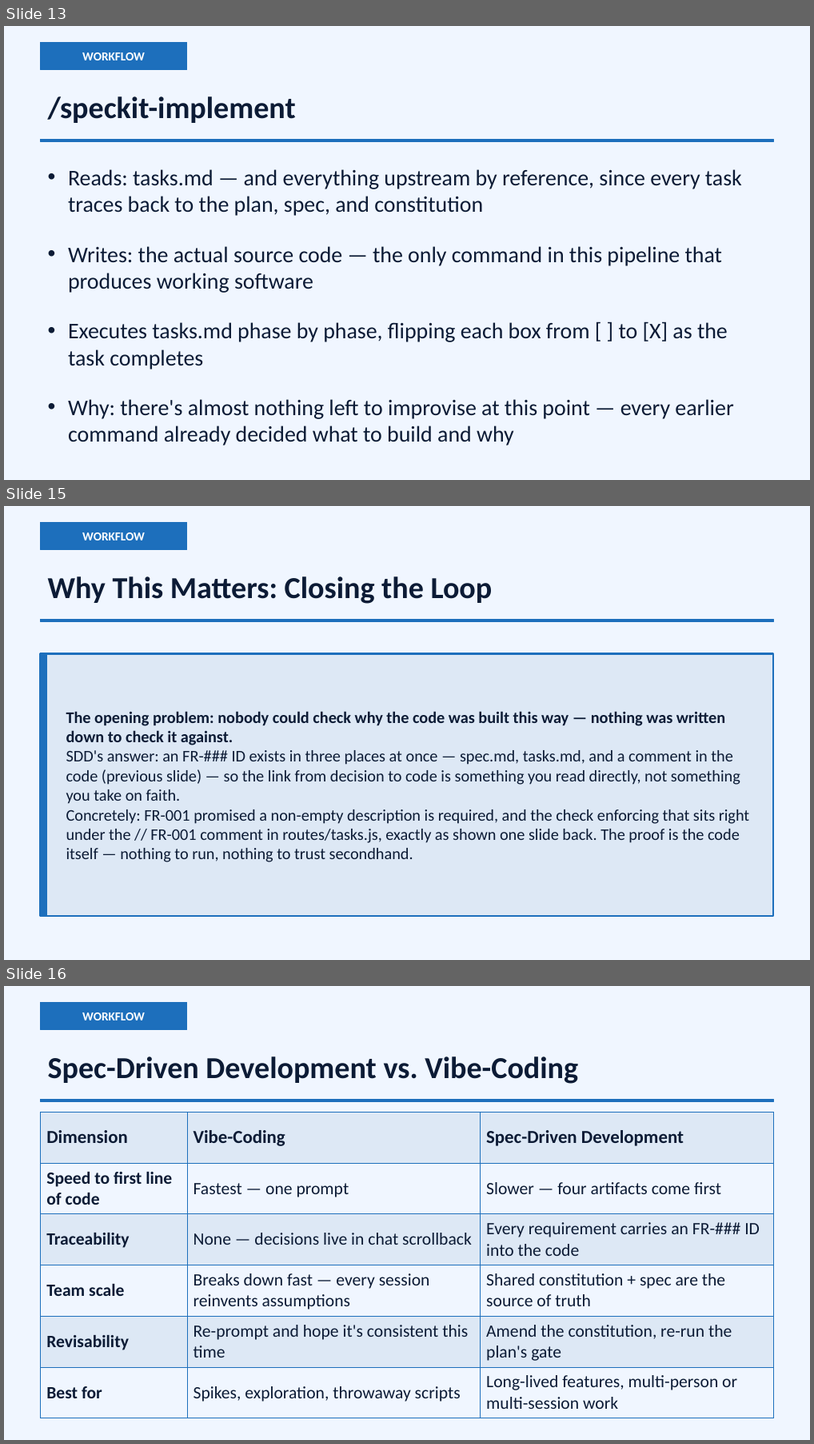
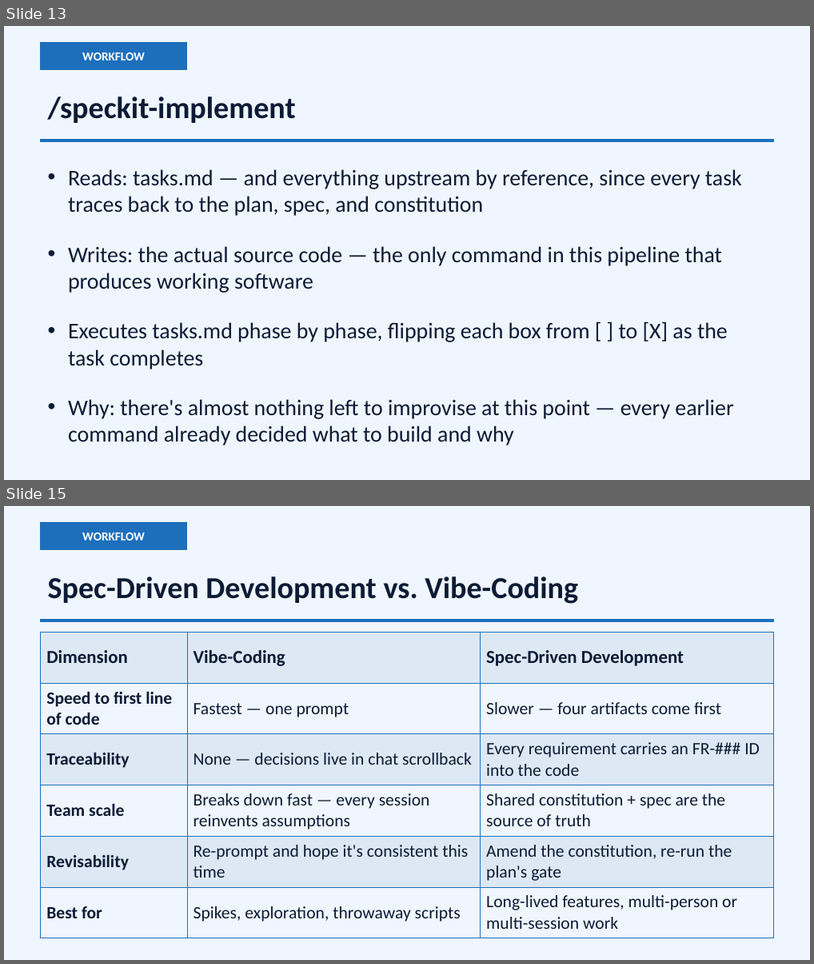
Before and after one commit to choicespecs/speckit-live-workshop, a slide deck: presentation/SpecDrivenDevelopment.pptx. Shown one above the other, each under a label of ours: slides 13, 15 and 16 before the commit, slides 13 and 15 after it; the slides between them are not shown. The pictures are 814x1444 and 814x964 pixels, drawn with LibreOffice and Linux fonts; fonts in the diff are those of the drawing. Boxes give left, top, right and bottom in pixels: in the first picture for what was removed or moved away, otherwise in the second. Text is boxed around its words. In the diff, an @@ line names an element or a change of style, - is before the commit and + after.

```diff
--- a/presentation/SpecDrivenDevelopment.pptx
+++ b/presentation/SpecDrivenDevelopment.pptx
@@ slide 15 removed at (4,506,810,960), background #F0F6FF @@
@@ rectangle removed at (41,522,187,550) @@
@@ text removed at (82,532,145,540) @@
-WORKFLOW
@@ text removed at (48,576,493,604) @@
-Why This Matters: Closing the Loop
@@ rectangle removed at (41,620,774,622) @@
@@ rectangle removed at (41,654,774,916) @@
@@ rectangle removed at (41,654,46,916) @@
@@ text removed at (66,711,750,862) @@
-The opening problem: nobody could check why the code was built this way — nothing was written down to check it against.
-SDD's answer: an FR-### ID exists in three places at once — spec.md, tasks.md, and a comment in the code (previous slide) — so the link from decision to code is something you read directly, not something you take on faith.
-Concretely: FR-001 promised a non-empty description is required, and the check enforcing that sits right under the // FR-001 comment in routes/tasks.js, exactly as shown one slide back. The proof is the code itself — nothing to run, nothing to trust secondhand.
@@ what was slide 16 is now slide 15 @@
```
Also in this commit, not shown: 1 slide changed.
